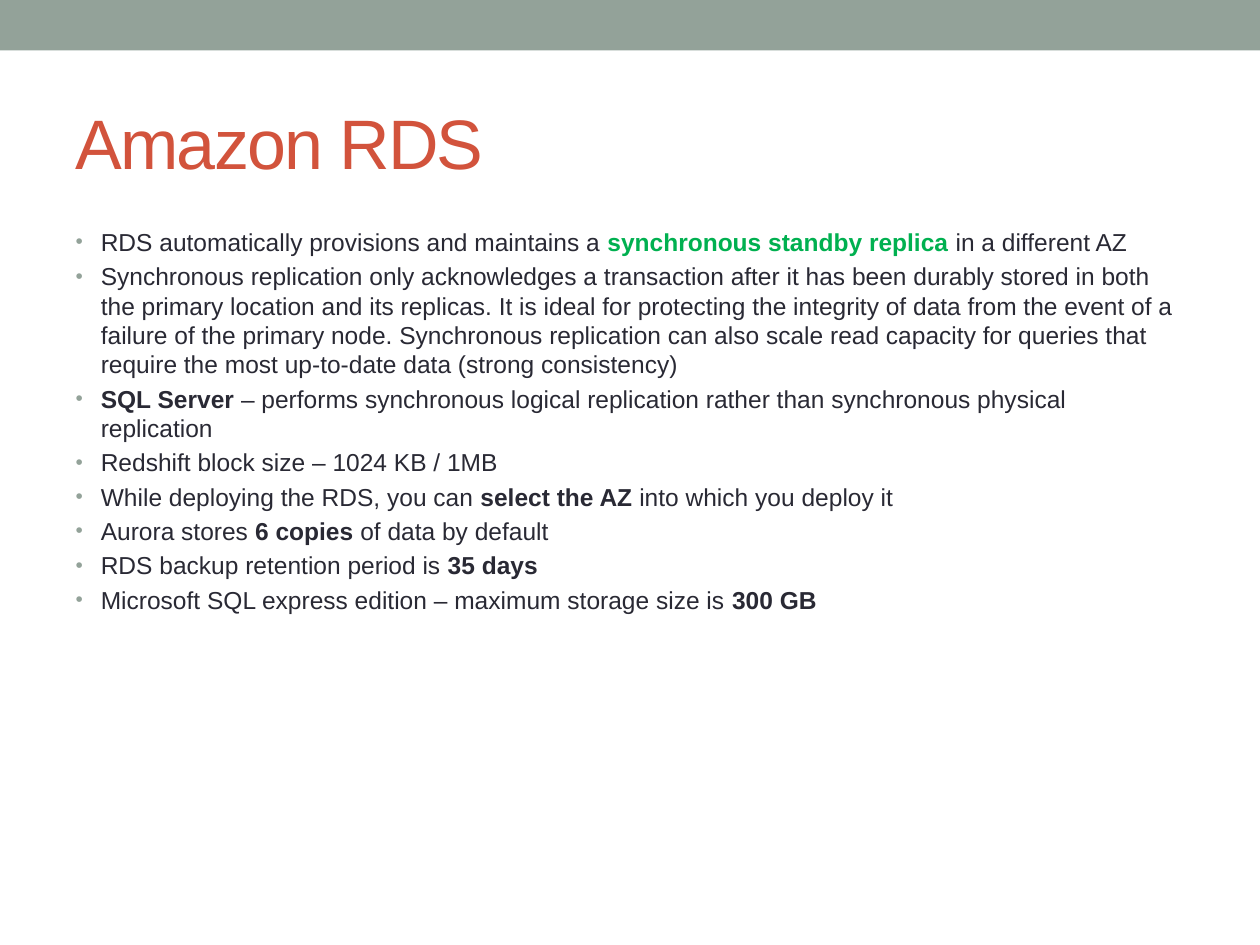
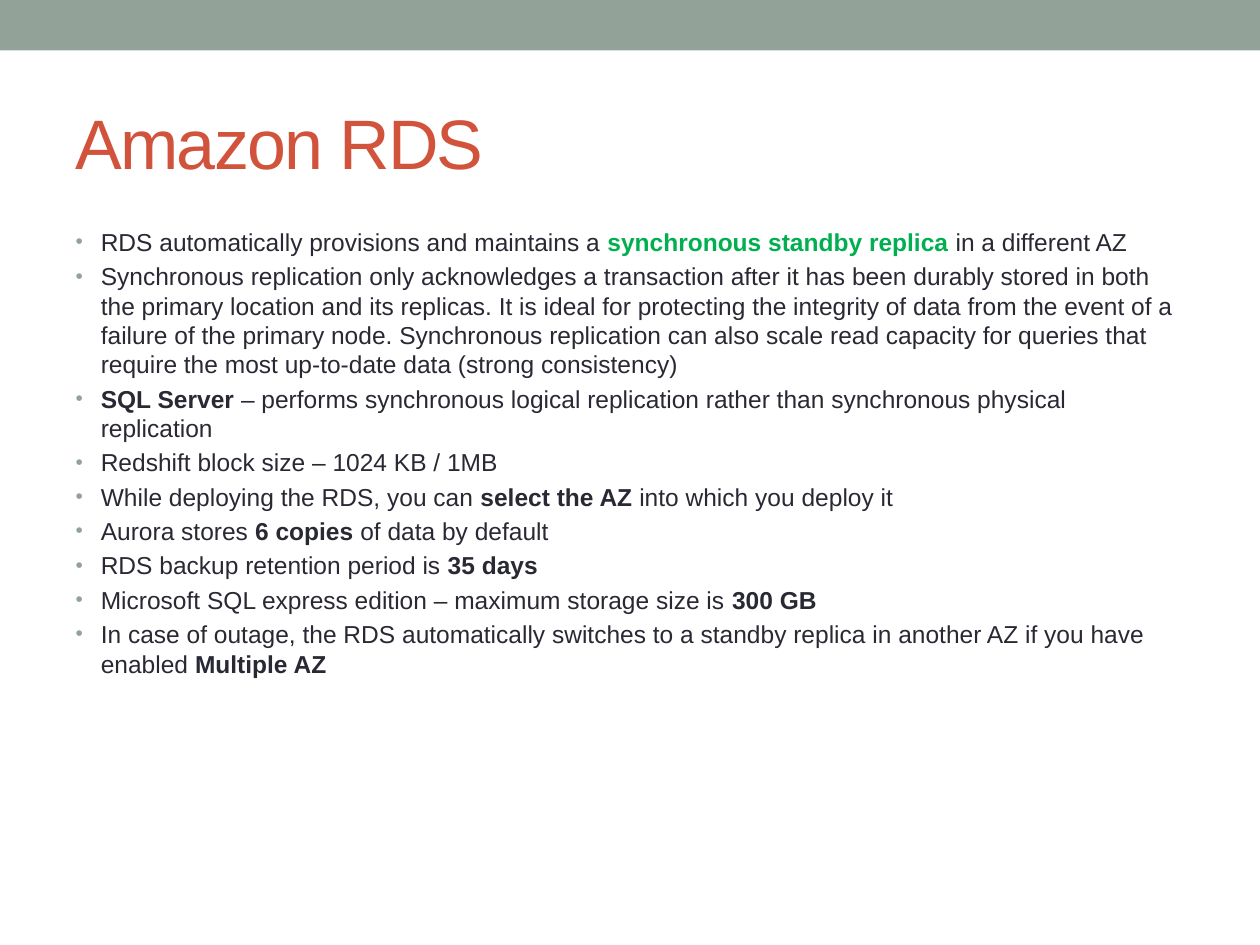
Before and after one commit to notionquest/ProjectDocumentation, a slide deck: slide 32 of AWS_Solution_Architect.pptx. Drawn at 1260x945 pixels with LibreOffice and Linux fonts; fonts in the diff are those of the drawing. Boxes give left, top, right and bottom in pixels: in the first picture for what was removed or moved away, otherwise in the second. Text is boxed around its words. In the diff, an @@ line names an element or a change of style, - is before the commit and + after.

```diff
--- a/AWS_Solution_Architect.pptx
+++ b/AWS_Solution_Architect.pptx
@@ text at bbox=[101, 625, 1144, 678]: paragraph added @@
+• In case of outage, the RDS automatically switches to a standby replica in another AZ if you have enabled Multiple AZ
```
Also in this commit, not shown: 9 other slides changed, 4 slides added.
